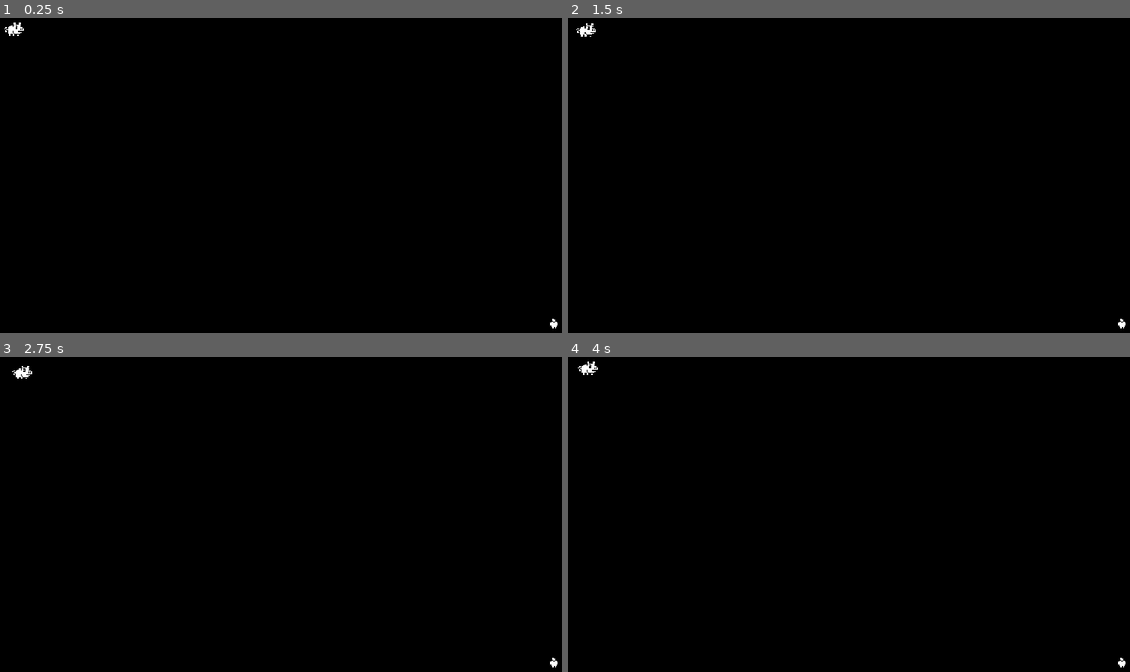
Above: before the commit, frames 1-4 (two rows, left to right).
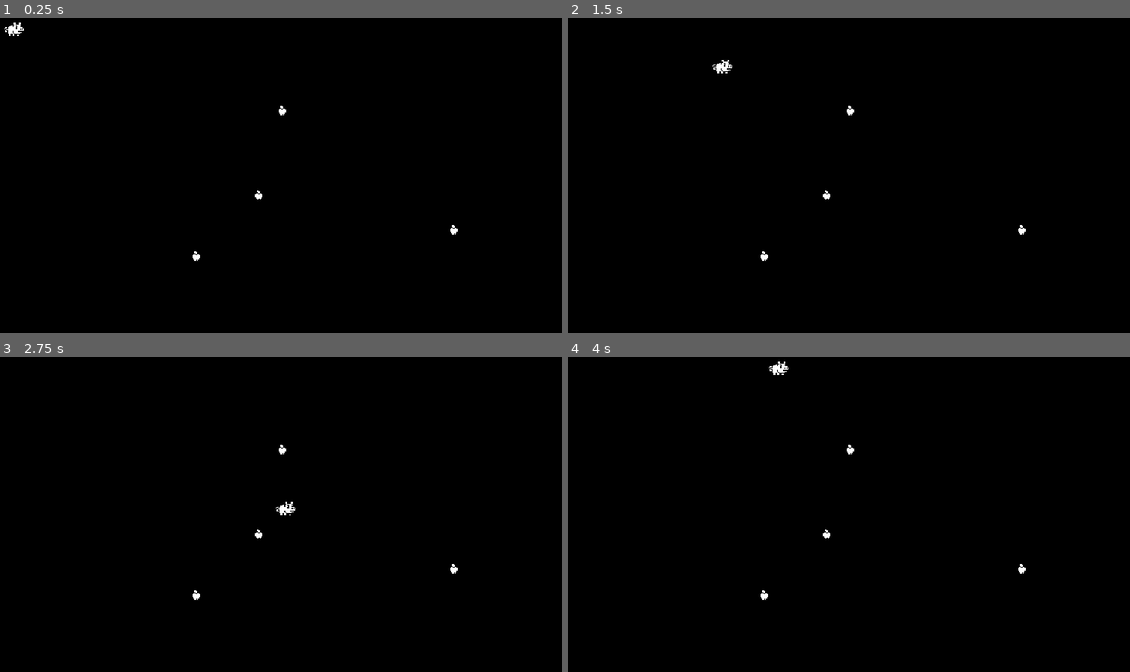
Above: after the commit, the same moments.

Repository: Jedt3D/rocket-launch-godot3
Game: Godot game, scene res://World.tscn
The game is run twice, just before and just after one commit, with the same random seed, the same clock (stepped at 60 frames per second) and the same inputs.
Inputs:
- Up to frame 1 (0.25 s): no input
- Up to frame 2 (1.5 s): tap Enter at 0.5 s; hold Right 0.53-1.28 s; hold Down (ui_down) from 1.28 s (still down)
- Up to frame 3 (2.75 s): release Down (ui_down) at 2.03 s; hold Right from 2.03 s (still down)
- Up to frame 4 (4 s): release Right at 2.78 s; hold Up (ui_up) 2.78-3.53 s; hold Left (ui_left) from 3.53 s (still down)

The runs differ from the first frame. In frame 1, 0.1% of the frame differs, in the area x 34-100%, y 27-99%; in frame 2, 0.3%; in frame 3, 0.3%; in frame 4, 0.3%, in the area x 1-100%, y 1-99%.

Commit message:
add 'delta' and export SPEED to be more adjustable

Diff:
--- a/Piggy/Pig.gd
+++ b/Piggy/Pig.gd
@@ -1,16 +1,18 @@
 extends Area2D
 
-const SPEED = 0.1
+#const SPEED = 0.1
+export(int) var SPEED = 200
+
 func _process(delta):
 	if Input.is_key_pressed(KEY_RIGHT): 		#get int of KEY in KeyList
-		move(SPEED,0)
+		move(SPEED,0, delta)
 	if Input.is_action_pressed("ui_left"):	#get string of the mapped key name
-		move(-SPEED,0)
+		move(-SPEED,0, delta)
 	if Input.is_action_pressed("ui_up"):
-		move(0,-SPEED)
+		move(0,-SPEED, delta)
 	if Input.is_action_pressed("ui_down"):
-		move(0,SPEED)
+		move(0,SPEED, delta)
 
-func move(xspeed, yspeed):
-	position.x += xspeed
-	position.y += yspeed
+func move(xspeed, yspeed, delta):
+	position.x += xspeed * delta
+	position.y += yspeed * delta
--- a/Piggy/World.tscn
+++ b/Piggy/World.tscn
@@ -38,5 +38,17 @@
 shape = SubResource( 1 )
 
 [node name="Apple" type="Sprite" parent="."]
-position = Vector2( 609, 337 )
+position = Vector2( 502, 237 )
 texture = ExtResource( 2 )
+
+[node name="Apple2" type="Sprite" parent="."]
+position = Vector2( 294, 200 )
+texture = ExtResource( 2 )
+
+[node name="Apple3" type="Sprite" parent="."]
+position = Vector2( 227, 265 )
+texture = ExtResource( 2 )
+
+[node name="Apple" type="Sprite" parent="Apple3"]
+position = Vector2( 92, -155 )
+texture = ExtResource( 2 )
Not shown, changed: .DS_Store
